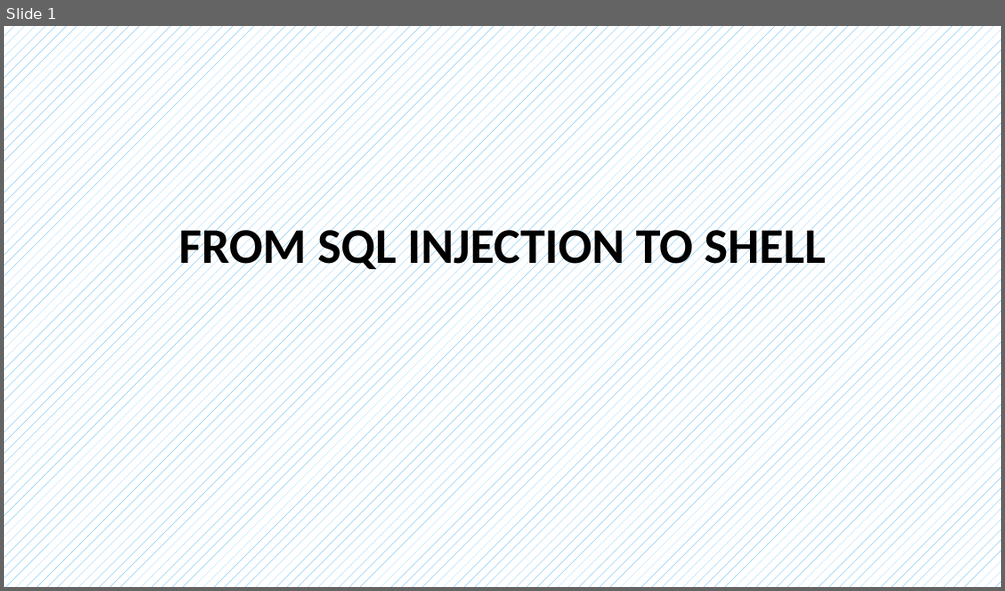
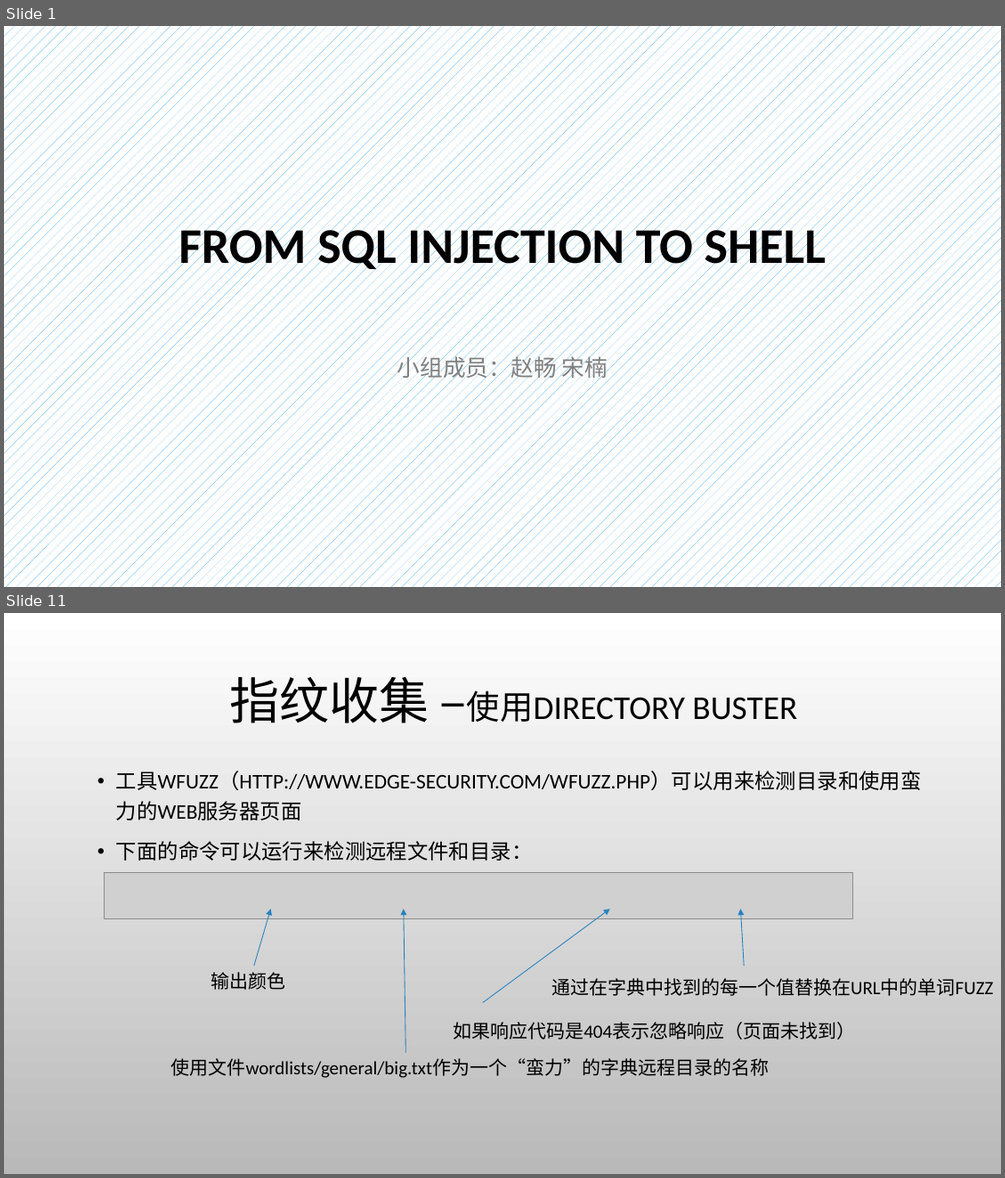
Before and after one commit to CUCCS/ns, a slide deck: 2016-2/zc_snRNA/FlippedClassroom_FromSqlInjectionToShell/From SQL injection to Shell.pptx. Shown one above the other, each under a label of ours: slide 1 before the commit, slides 1 and 11 after it; the slides between them are not shown. The pictures are 1005x591 and 1005x1178 pixels, drawn with LibreOffice and Linux fonts; fonts in the diff are those of the drawing; grey boxes stand for pictures; background and template pictures are left out. Boxes give left, top, right and bottom in pixels: in the first picture for what was removed or moved away, otherwise in the second. Text is boxed around its words. In the diff, an @@ line names an element or a change of style, - is before the commit and + after.

```diff
--- a/2016-2/zc_snRNA/FlippedClassroom_FromSqlInjectionToShell/From SQL injection to Shell.pptx
+++ b/2016-2/zc_snRNA/FlippedClassroom_FromSqlInjectionToShell/From SQL injection to Shell.pptx
@@ slide 11 added at (x1=4, y1=613, x2=1001, y2=1174), background picture (left out) @@
@@ text added at (x1=229, y1=677, x2=797, y2=723), 32 pt, text #000000 @@
+指纹收集 –使用DIRECTORY BUSTER
@@ text added at (x1=116, y1=771, x2=922, y2=860), 20 pt, text #000000 @@
+• 工具WFUZZ（HTTP://WWW.EDGE-SECURITY.COM/WFUZZ.PHP）可以用来检测目录和使用蛮力的WEB服务器页面
+• 下面的命令可以运行来检测远程文件和目录：
@@ picture added at (x1=105, y1=873, x2=852, y2=919) @@
@@ arrow added from (254, 966) to (271, 909), #2683BF 0.75 pt @@
@@ arrow added from (405, 1053) to (404, 909), #2683BF 0.75 pt @@
@@ arrow added from (483, 1003) to (610, 909), #2683BF 0.75 pt @@
@@ arrow added from (744, 966) to (741, 909), #2683BF 0.75 pt @@
@@ text added at (x1=211, y1=972, x2=286, y2=989), 18 pt, text #000000 @@
+输出颜色
@@ text added at (x1=551, y1=978, x2=993, y2=996), 18 pt, text #000000 @@
+通过在字典中找到的每一个值替换在URL中的单词FUZZ
@@ text added at (x1=453, y1=1022, x2=855, y2=1039), 18 pt, text #000000 @@
+如果响应代码是404表示忽略响应（页面未找到）
@@ text added at (x1=171, y1=1058, x2=769, y2=1078), 18 pt, text #000000 @@
+使用文件wordlists/general/big.txt作为一个“蛮力”的字典远程目录的名称
@@ slide 1 changed as well @@
@@ subtitle added at (x1=397, y1=352, x2=607, y2=381), 22 pt, text #808080 @@
+小组成员：赵畅 宋楠
```
Also in this commit, not shown: 9 other slides changed, 17 other slides added, 9 slides removed.
